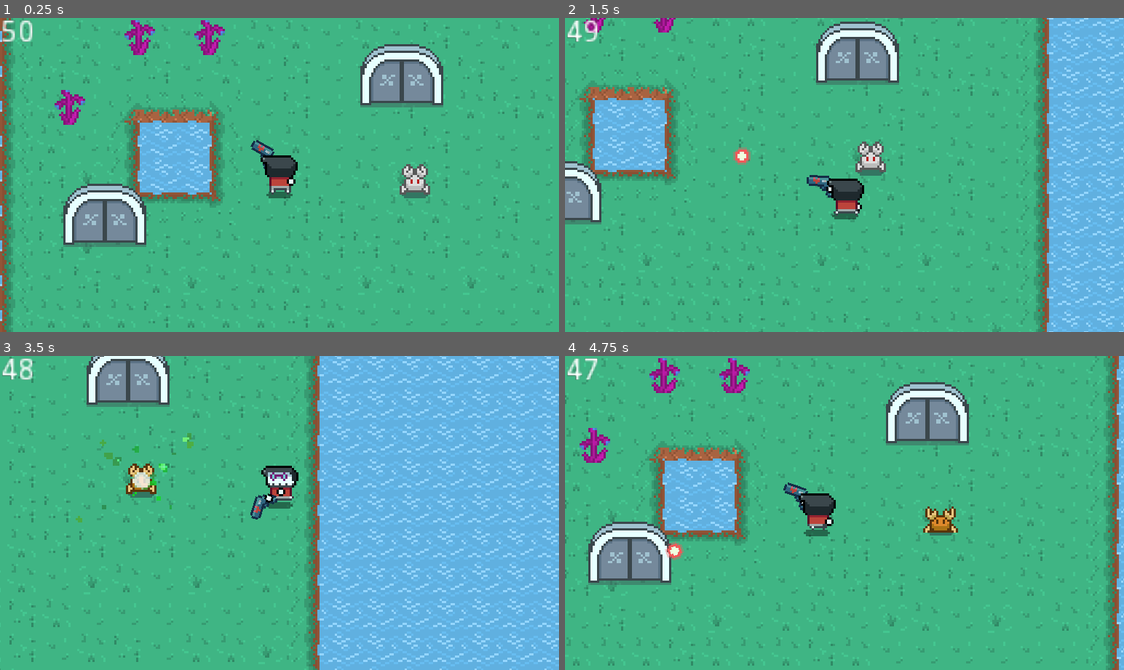
Above: before the commit, frames 1-4 (two rows, left to right).
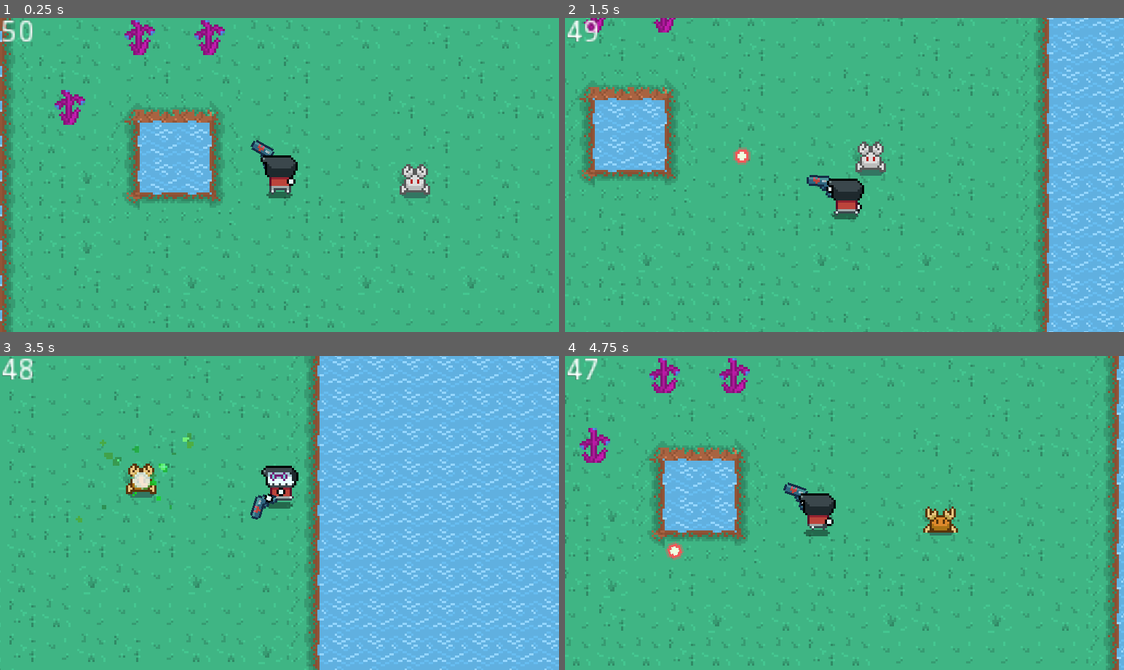
Above: after the commit, the same moments.

Repository: BytePlayersStudio/LD44
Game: Godot game, scene res://Scenes/LevelJam.tscn
Two runs of this game, one before a commit and one after it. Both use one fixed random seed, a clock stepped at 60 frames per second and the inputs below.
Inputs (mouse positions are in pixels of both pictures, inside the frame that each line leads up to):
- Up to frame 1 (0.25 s): no input
- Up to frame 2 (1.5 s): move the mouse to (967, 159) at 0.52 s; hold D (move_right) 0.53-1.28 s; right-click (967, 159) at 0.6 s; move the mouse to (732, 190) at 1.27 s; hold S (move_down) from 1.28 s (still down); click (732, 190) at 1.35 s
- Up to frame 3 (3.5 s): move the mouse to (335, 443) at 2.02 s; release S (move_down) at 2.03 s; hold D (move_right) 2.03-2.78 s; right-click (335, 443) at 2.1 s; move the mouse to (251, 575) at 2.77 s; hold W (move_up) from 2.78 s (still down); click (251, 575) at 2.85 s
- Up to frame 4 (4.75 s): move the mouse to (1012, 560) at 3.52 s; release W (move_up) at 3.53 s; hold A (move_left) from 3.53 s (still down); right-click (1012, 560) at 3.6 s; move the mouse to (676, 465) at 4.27 s; click (676, 465) at 4.35 s

The runs differ from the first frame. In frame 1, 5.5% of the frame differs, in the area x 11-80%, y 8-73%; in frame 2, 4.0%; in frame 3, 2.4%; in frame 4, 5.5%.
Error after the commit: Invalid get index '0' (on base: 'PoolVector2Array'). (res://Scripts/Enemy.gd:87)

Commit message:
Deleted spawner. Not working :P

Diff:
--- a/LD44/Scenes/Environment/SpawnerDoor.tscn
+++ b/LD44/Scenes/Environment/SpawnerDoor.tscn
@@ -1,11 +1,7 @@
-[gd_scene load_steps=4 format=2]
+[gd_scene load_steps=3 format=2]
 
 [ext_resource path="res://Scenes/Environment/Door.tscn" type="PackedScene" id=1]
 [ext_resource path="res://Scripts/SpawnerDoor.gd" type="Script" id=2]
-[ext_resource path="res://Scenes/Spawners/EnemySpawner.tscn" type="PackedScene" id=3]
 
-[node name="SpawnerDoor" instance=ExtResource( 1 )]
+[node name="SpawnerDoor" index="0" instance=ExtResource( 1 )]
 script = ExtResource( 2 )
-
-[node name="EnemySpawner" parent="." index="2" instance=ExtResource( 3 )]
-position = Vector2( 0, 8 )
--- a/LD44/Scenes/LevelJam.tscn
+++ b/LD44/Scenes/LevelJam.tscn
@@ -1,9 +1,8 @@
-[gd_scene load_steps=6 format=2]
+[gd_scene load_steps=5 format=2]
 
 [ext_resource path="res://Scenes/BaseLevel.tscn" type="PackedScene" id=1]
-[ext_resource path="res://Scenes/LifeSource.tscn" type="PackedScene" id=2]
-[ext_resource path="res://Scenes/Environment/Door.tscn" type="PackedScene" id=3]
-[ext_resource path="res://Scenes/Environment/SpawnerDoor.tscn" type="PackedScene" id=4]
+[ext_resource path="res://Scenes/Spawners/EnemySpawner.tscn" type="PackedScene" id=2]
+[ext_resource path="res://Scenes/LifeSource.tscn" type="PackedScene" id=3]
 
 [sub_resource type="NavigationPolygon" id=1]
 vertices = PoolVector2Array( 136, 88, -120, 88, -24, 8, 136, -88, -72, 8, -120, -88, -72, -40, -24, -40 )
@@ -21,20 +20,17 @@
 [node name="NavigationPolygonInstance" type="NavigationPolygonInstance" parent="Navigation2D" index="0"]
 navpoly = SubResource( 1 )
 
-[node name="LifeSources" parent="YSort" index="2"]
+[node name="EnemySpawner" parent="YSort" index="0" instance=ExtResource( 2 )]
+position = Vector2( 0, 50.16 )
+
+[node name="LifeSources" parent="YSort" index="3"]
 editor/display_folded = true
 
-[node name="LifeSource" parent="YSort/LifeSources" index="0" instance=ExtResource( 2 )]
+[node name="LifeSource" parent="YSort/LifeSources" index="0" instance=ExtResource( 3 )]
 position = Vector2( -32, -64 )
 
-[node name="LifeSource2" parent="YSort/LifeSources" index="1" instance=ExtResource( 2 )]
+[node name="LifeSource2" parent="YSort/LifeSources" index="1" instance=ExtResource( 3 )]
 position = Vector2( -64, -64 )
 
-[node name="LifeSource3" parent="YSort/LifeSources" index="2" instance=ExtResource( 2 )]
+[node name="LifeSource3" parent="YSort/LifeSources" index="2" instance=ExtResource( 3 )]
 position = Vector2( -96, -32 )
-
-[node name="Door" parent="YSort" index="4" instance=ExtResource( 3 )]
-position = Vector2( 56.07, -40 )
-
-[node name="SpawnerDoor" parent="YSort" index="5" instance=ExtResource( 4 )]
-position = Vector2( -80, 24 )
--- a/LD44/Scenes/Spawners/EnemySpawner.tscn
+++ b/LD44/Scenes/Spawners/EnemySpawner.tscn
@@ -11,6 +11,4 @@
 [node name="CollisionShape2D" type="CollisionShape2D" parent="."]
 shape = SubResource( 1 )
 
-[node name="Enemies" type="YSort" parent="."]
-
 [connection signal="body_entered" from="." to="." method="_on_EnemySpawner_body_entered"]
--- a/LD44/Scripts/Enemy.gd
+++ b/LD44/Scripts/Enemy.gd
@@ -13,6 +13,8 @@
 export var navigation_stop_threshold = 5
 export var speed = 90
 export var alive_speed = 20
+export var detection_radius = 200
+
 
 onready var available_destinations : Node2D = Global.destinations
 onready var navigation = Global.navigation
@@ -29,7 +31,6 @@
 var path = []
 var possible_destinations = []
 var motion = Vector2()
-export var is_processing = false
 
 
 func _ready():
@@ -44,10 +45,6 @@
 
 #TODO FIXME: This works for now but we should make it more complex if we want to improve in thne future
 func _physics_process(delta):
-	if is_processing == false:
-		set_physics_process(false)
-	else:
-		set_physics_process(true)
 	match current_state:
 		states.SPAWN:
 			spawn()
@@ -90,7 +87,7 @@
 	var distance_to_destination = position.distance_to(path[0])
 	destination = path[0]
 
-	if distance_to_destination > navigation_stop_threshold:
+	if distance_to_destination > navigation_stop_threshold && distance_to_destination < detection_radius:
 		_move()
 	else:
 		_update_path()
--- a/LD44/Scripts/Spawners/EnemySpawner.gd
+++ b/LD44/Scripts/Spawners/EnemySpawner.gd
@@ -10,10 +10,10 @@
 
 
 func _on_EnemySpawner_body_entered(body):
-	if body.get_name() == 'Player':
-		print(body.get_name())
-	if get_parent().has_method('close_door'):
-		get_parent().close_door()
+#	if body.get_name() == 'Player':
+#		print(body.get_name())
+#	if get_parent().has_method('close_door'):
+#		get_parent().close_door()
 	spawn()
 
 func spawn():
